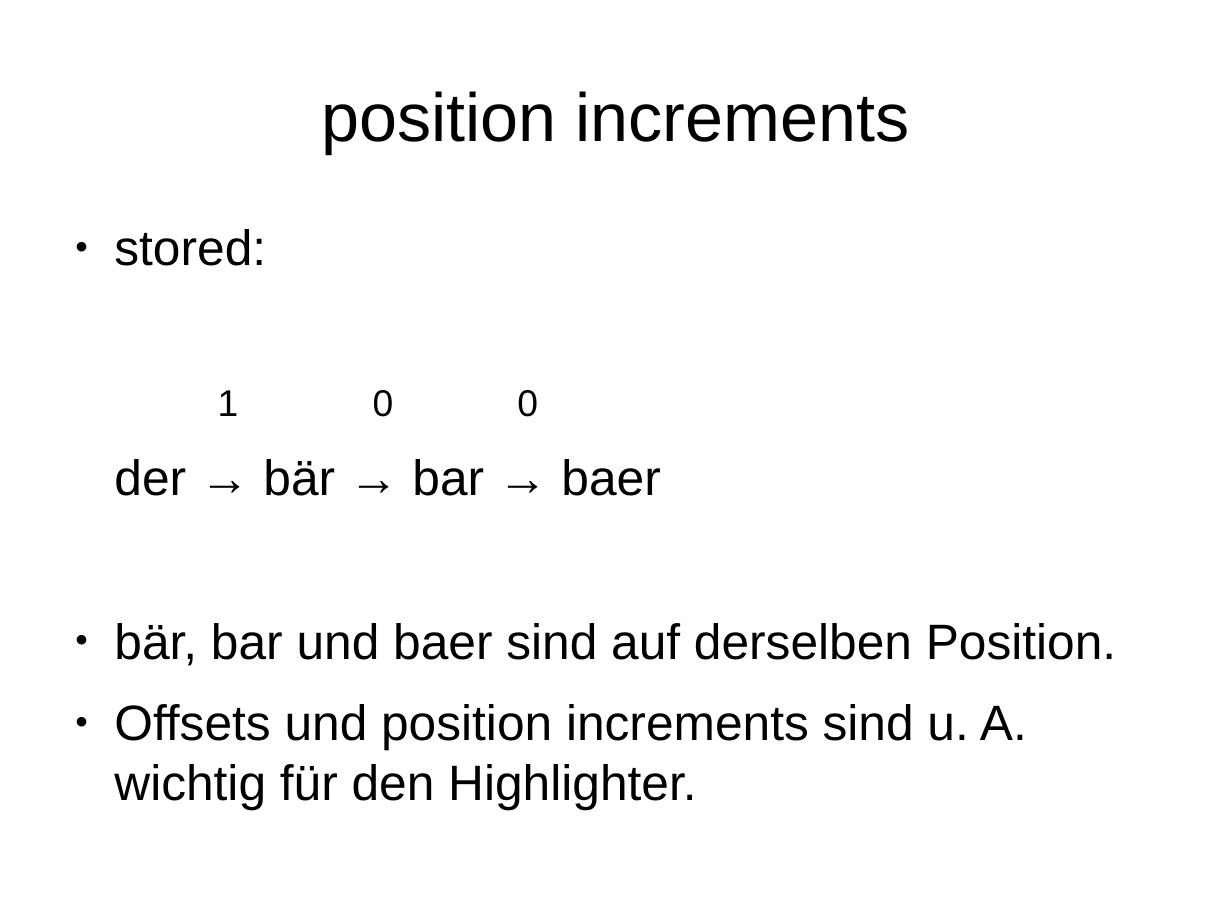
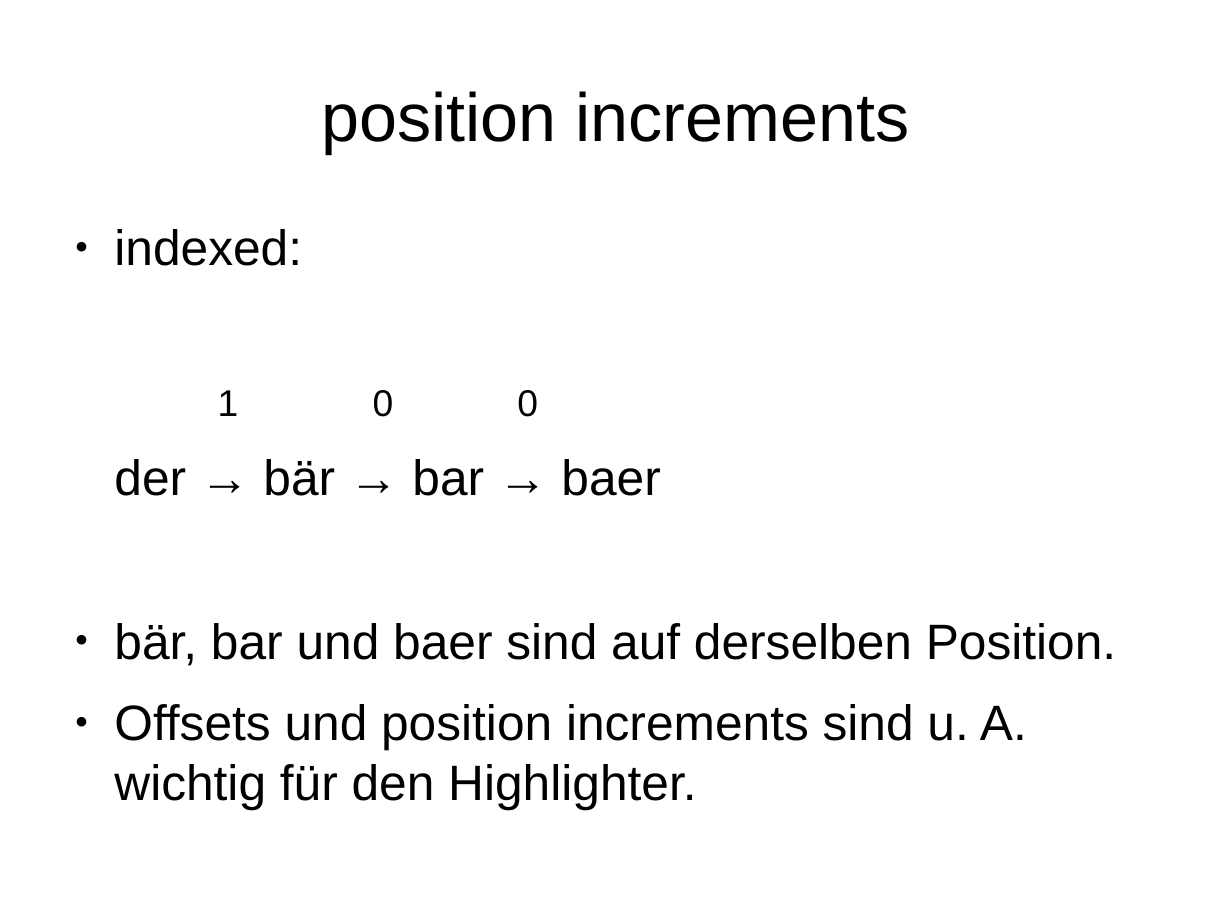
Before and after one commit to subugoe/solr-plugins-starterkit, a slide deck: slide 15 of solr-plugins.odp. Drawn at 1232x924 pixels with LibreOffice and Linux fonts; fonts in the diff are those of the drawing. Boxes give left, top, right and bottom in pixels: in the first picture for what was removed or moved away, otherwise in the second. Text is boxed around its words. In the diff, an @@ line names an element or a change of style, - is before the commit and + after.

```diff
--- a/solr-plugins.odp
+++ b/solr-plugins.odp
@@ text at [114,229,302,266]: text changed @@
-● stored:
+● indexed:
```
Also in this commit, not shown: 3 other slides changed, 1 slide added.
